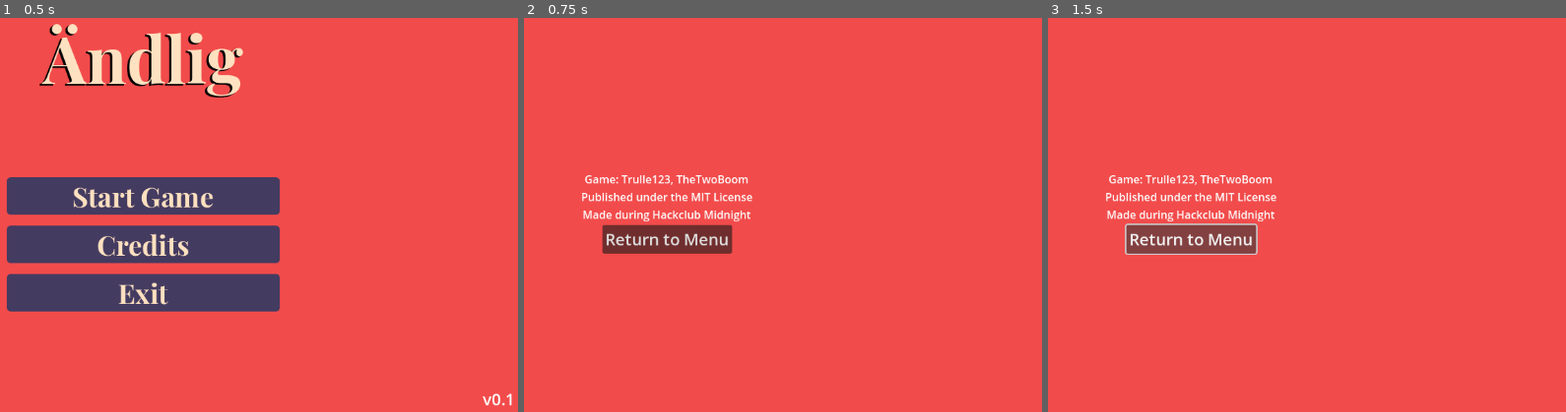
Above: before the commit, frames 1-3 (left to right).
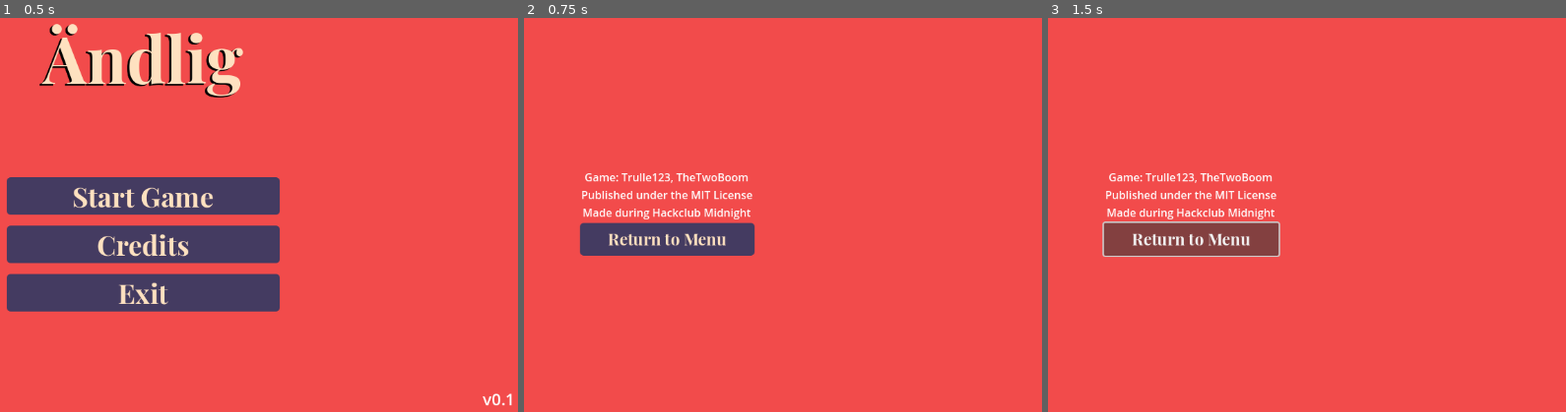
Above: after the commit, the same moments.

Repository: TheTwoBoom/andlig
Game: Godot game, scene res://scenes/menu.tscn
The game is run twice, just before and just after one commit, with the same random seed, the same clock (stepped at 60 frames per second) and the same inputs.
Inputs:
- Up to frame 1 (0.5 s): no input
- Up to frame 2 (0.75 s): click "Credits" at 0.5 s
- Up to frame 3 (1.5 s): click "Return to Menu" at 1.25 s

Frame 1 is identical in both runs. In frame 2, 4.1% of the frame differs, in the area x 10-45%, y 39-61%; in frame 3, 2.9%.

Commit message:
Update credits.tscn

Diff:
--- a/scenes/credits.tscn
+++ b/scenes/credits.tscn
@@ -1,4 +1,6 @@
-[gd_scene format=3 uid="uid://cu6phj0da1r2b"]
+[gd_scene load_steps=2 format=3 uid="uid://cu6phj0da1r2b"]
+
+[ext_resource type="Theme" uid="uid://c1pt754iq3eux" path="res://assets/font/font.tres" id="1_0bpdh"]
 
 [node name="Credits" type="Control"]
 layout_mode = 3
@@ -36,7 +38,9 @@
 vertical_alignment = 1
 
 [node name="Button" type="Button" parent="MarginContainer/VBoxContainer"]
+custom_minimum_size = Vector2(256, 48)
 layout_mode = 2
 size_flags_horizontal = 4
+theme = ExtResource("1_0bpdh")
 theme_override_font_sizes/font_size = 24
 text = "Return to Menu"
